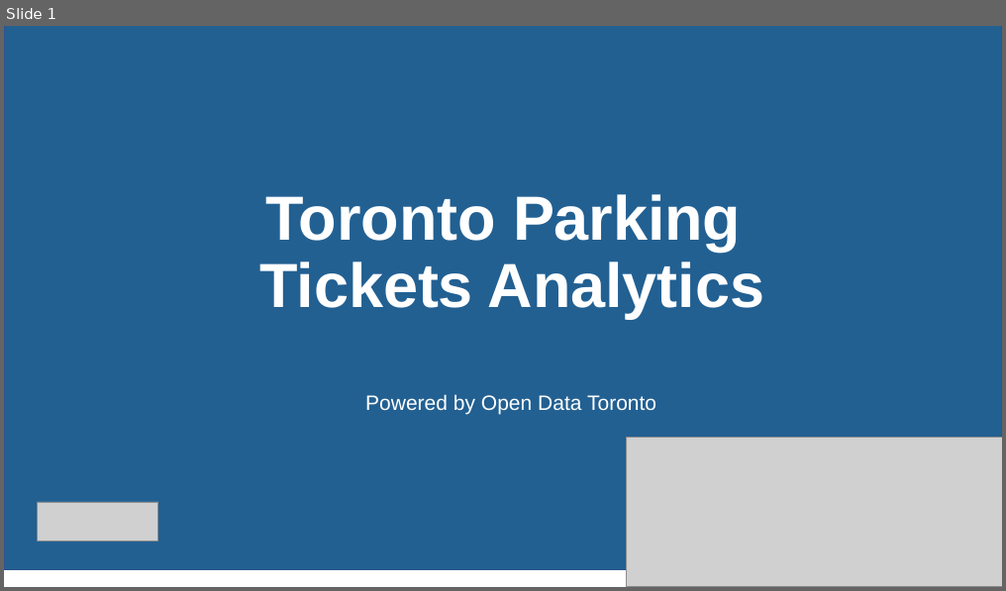
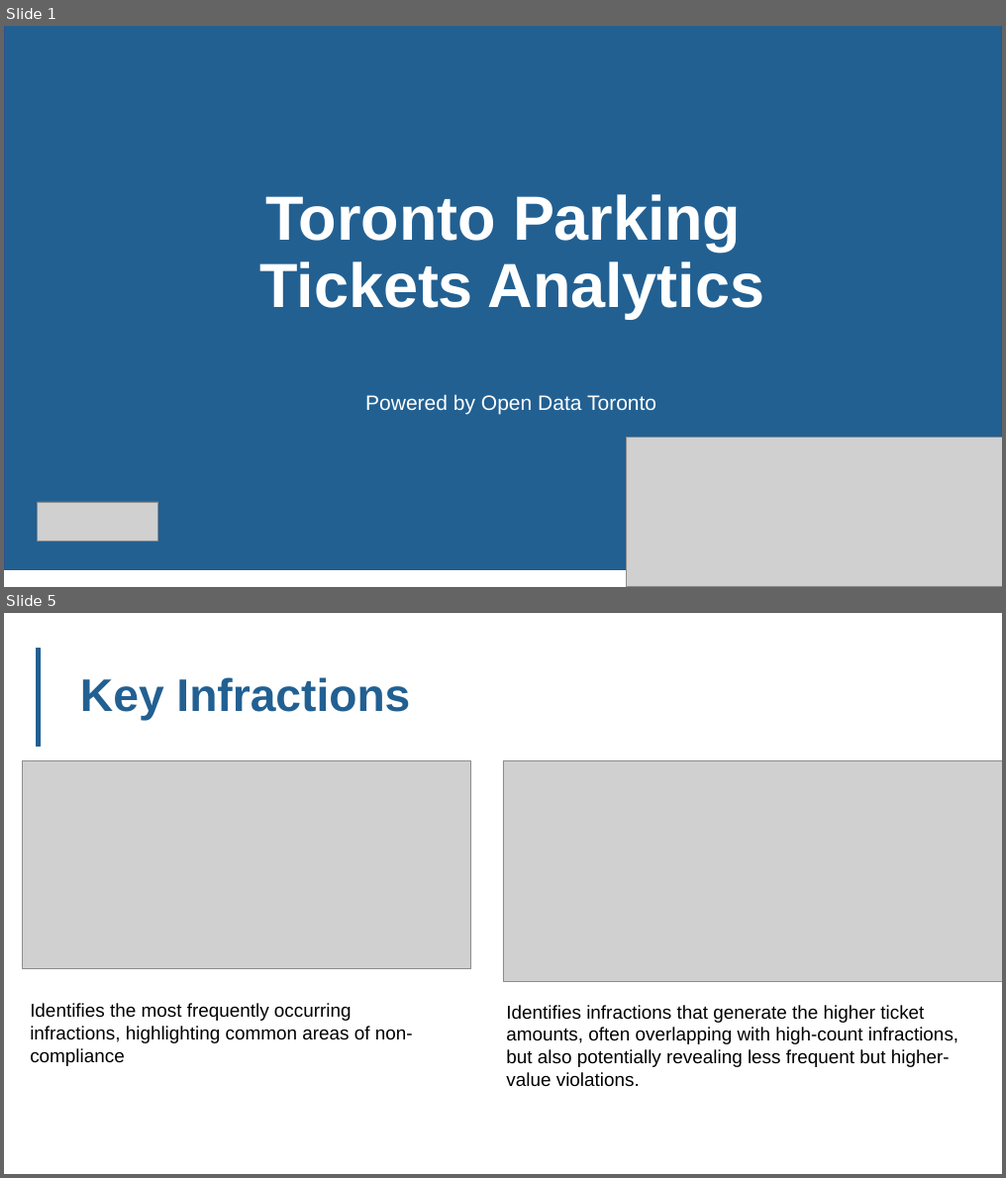
Before and after one commit to edimaudo/interview-questions, a slide deck: cibcmellon/cibcmellon_parking_analytics.pptx. Shown one above the other, each under a label of ours: slide 1 before the commit, slides 1 and 5 after it; the slides between them are not shown. The pictures are 1006x591 and 1006x1178 pixels, drawn with LibreOffice and Linux fonts; fonts in the diff are those of the drawing; grey boxes stand for pictures; background and template pictures are left out. Boxes give left, top, right and bottom in pixels: in the first picture for what was removed or moved away, otherwise in the second. Text is boxed around its words. In the diff, an @@ line names an element or a change of style, - is before the commit and + after.

```diff
--- a/cibcmellon/cibcmellon_parking_analytics.pptx
+++ b/cibcmellon/cibcmellon_parking_analytics.pptx
@@ slide 5 added at (4, 613, 1002, 1174), background #FFFFFF @@
@@ freeform shape added at (37, 649, 40, 746), fill #226092 @@
@@ freeform shape added at (37, 649, 40, 746), outline #226092 1 pt @@
@@ title added at (80, 677, 410, 721), 44 pt, text #226092, bold @@
+Key Infractions
@@ picture added at (23, 761, 470, 968) @@
@@ picture added at (503, 761, 1002, 981) @@
@@ text added at (30, 1003, 413, 1066), 18 pt, text #000000 @@
+Identifies the most frequently occurring infractions, highlighting common areas of non-compliance
@@ text added at (506, 1005, 958, 1087), 18 pt, text #000000 @@
+Identifies infractions that generate the higher ticket amounts, often overlapping with high-count infractions, but also potentially revealing less frequent but higher-value violations.
```
Also in this commit, not shown: 5 slides changed, 3 other slides added, 4 slides removed.
